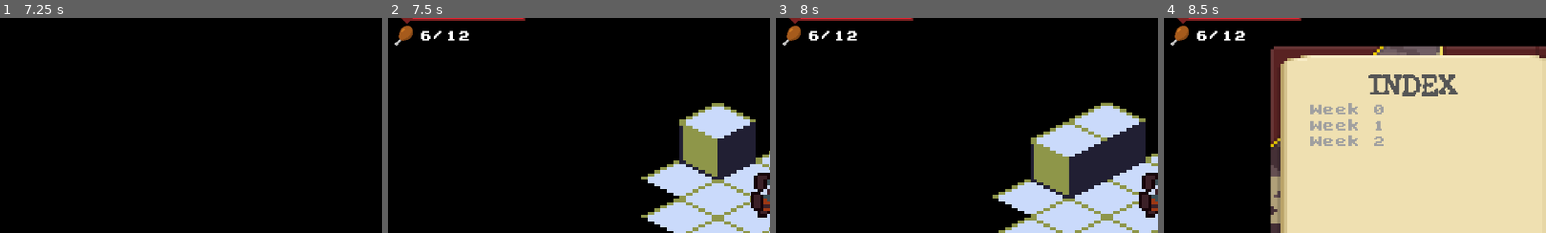
Above: before the commit, frames 1-4 (left to right).
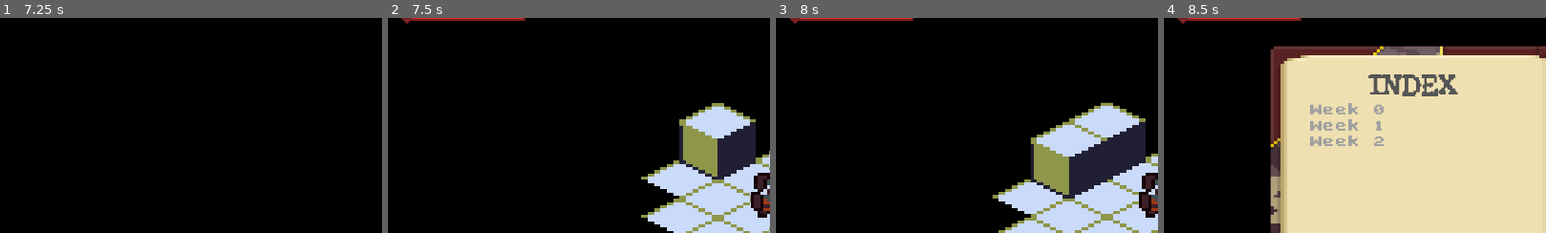
Above: after the commit, the same moments.

Repository: ZeeHatcher/project-forgotten
Game: Godot game, scene res://scenes/start_screen/start_screen.tscn
The game is run twice, just before and just after one commit, with the same random seed, the same clock (stepped at 60 frames per second) and the same inputs.
Inputs (mouse positions are % of the whole screen's width and height, from its top left):
- Up to frame 1 (7.25 s): tap Enter at 0.5, 5, 6.5 s; move the mouse to (72, 45) at 0.52 s; hold D (move_right) 0.53-1.25 s; hold Tab (journal) 0.53-1.25 s; click (72, 45) at 0.67 s; click "Start" at 1.25 s; tap Space at 2, 5.75 s; move the mouse to (30, 55) at 2.02 s; hold S (move_down) 2.03-2.78 s; tap Tab (journal) every 1.5 s from 2.1 to 6.6 s; move the mouse to (60, 28) at 2.77 s; hold D (move_right) 2.78-3.53 s; hold Tab (journal) 2.78-3.53 s; move the mouse to (45, 70) at 3.52 s; hold W (move_up) 3.53-4.28 s; click (45, 70) at 3.67 s; move the mouse to (80, 65) at 4.27 s; hold Tab (journal) 4.28-5.03 s; hold A (move_left) 4.28-5.78 s; move the mouse to (20, 35) at 5.02 s; move the mouse to (55, 50) at 5.77 s; hold S (move_down) 5.78-6.53 s; hold Tab (journal) 5.78-6.53 s; click (55, 50) at 5.92 s; move the mouse to (35, 25) at 6.52 s; hold D (move_right) from 6.53 s (still down)
- Up to frame 2 (7.5 s): tap Space at 7.25 s; move the mouse to (72, 45) at 7.27 s; release D (move_right) at 7.28 s; hold W (move_up) from 7.28 s (still down); hold Tab (journal) from 7.28 s (still down)
- Up to frame 3 (8 s): keep holding W (move_up); keep holding Tab (journal)
- Up to frame 4 (8.5 s): move the mouse to (30, 55) at 8.02 s; release W (move_up) at 8.03 s; release Tab (journal) at 8.03 s; hold D (move_right) from 8.03 s (still down); tap Tab (journal) at 8.1 s; click (30, 55) at 8.17 s
The pictures show only the part of the screen within x 0-50%, y 5-55%; the shares and areas given below are measured in that part.

Frame 1 is identical in both runs. In frame 2, 0.5% of the frame differs, in the area x 1-22%, y 3-13%; in frame 3, 0.5%; in frame 4, 0.5%.

Commit message:
feat: food tutorial

Diff:
--- a/entities/player/player.tscn
+++ b/entities/player/player.tscn
@@ -55,7 +55,6 @@
 position = Vector2( 0, -10 )
 frames = SubResource( 7 )
 animation = "idle"
-frame = 1
 playing = true
 
 [node name="EventDetector" type="Area2D" parent="."]
--- a/resources/player_food.tres
+++ b/resources/player_food.tres
@@ -6,4 +6,4 @@
 script = ExtResource( 1 )
 counter = 10
 max_value = 12
-value = 6
+value = 5
--- a/scenes/tutorial/tutorial.gd
+++ b/scenes/tutorial/tutorial.gd
@@ -38,10 +38,6 @@
 	unfog_tilemap(new_pos, 3)
 
 
-func _on_Player_dead():
-	pass # Replace with function body.
-
-
 func _on_EventService_event_function_call(function_name):
 	if has_method(function_name):
 		call_deferred(function_name)
--- a/ui/hud/hud.gd
+++ b/ui/hud/hud.gd
@@ -11,6 +11,7 @@
 	$"%JournalButton".visible = false
 	$"%InventoryButton".visible = false
 	$"%TemperatureBar".visible = false
+	$"%FoodCounter".visible = false
 
 
 func unlock_map():
@@ -29,6 +30,10 @@
 	$"%TemperatureBar".visible = true
 
 
+func unlock_food():
+	$"%FoodCounter".visible = true
+
+
 func _on_MapButton_pressed():
 	emit_signal("map_button_pressed")
 
--- a/ui/hud/hud.tscn
+++ b/ui/hud/hud.tscn
@@ -34,6 +34,7 @@
 margin_bottom = 112.0
 
 [node name="FoodCounter" parent="VBoxContainer" instance=ExtResource( 4 )]
+unique_name_in_owner = true
 margin_top = 116.0
 margin_right = 1888.0
 margin_bottom = 168.0
